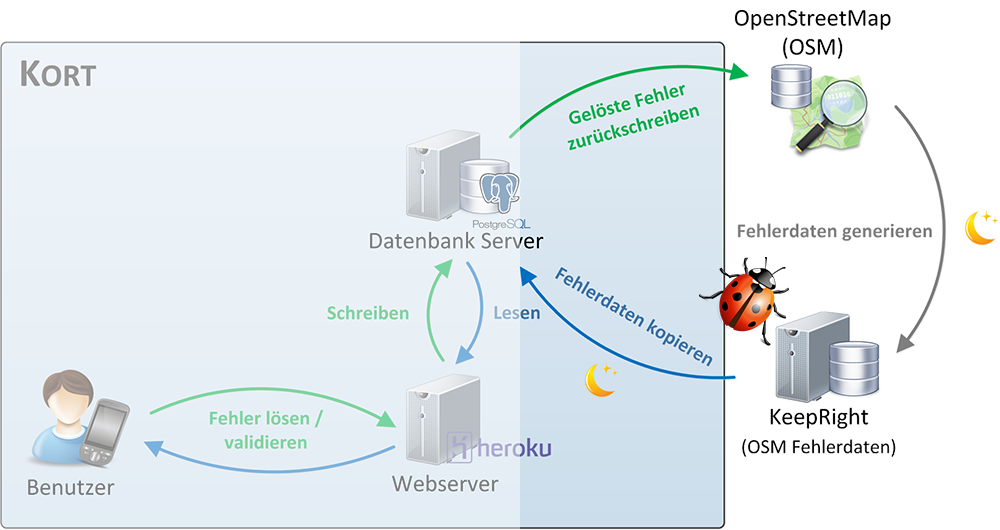
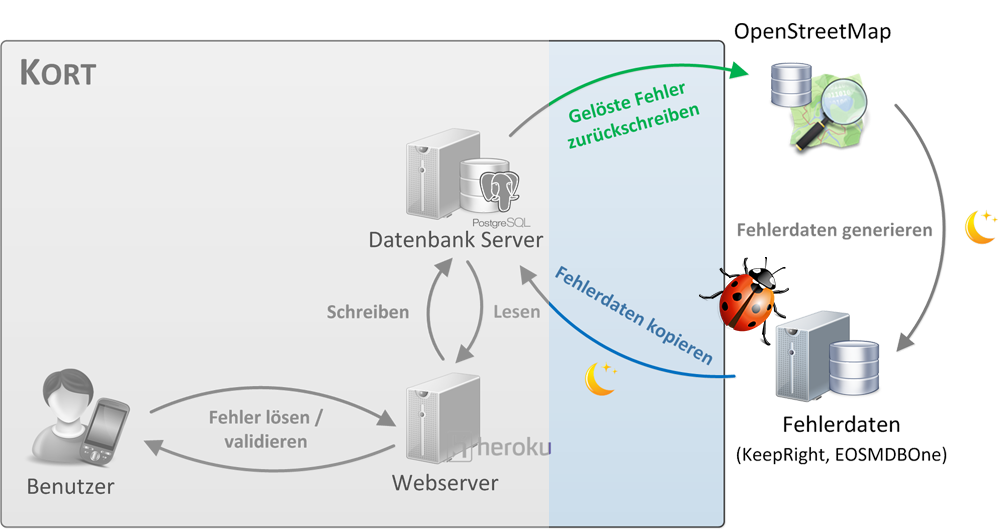
Revision of a layered 1000 × 530 image; what changed, layer by layer:
painted on "Ebene 1" over (520, 10, 999, 530)
renamed "Ebene 0" to "kort-big_picture", painted on it over (0, 39, 549, 530)
